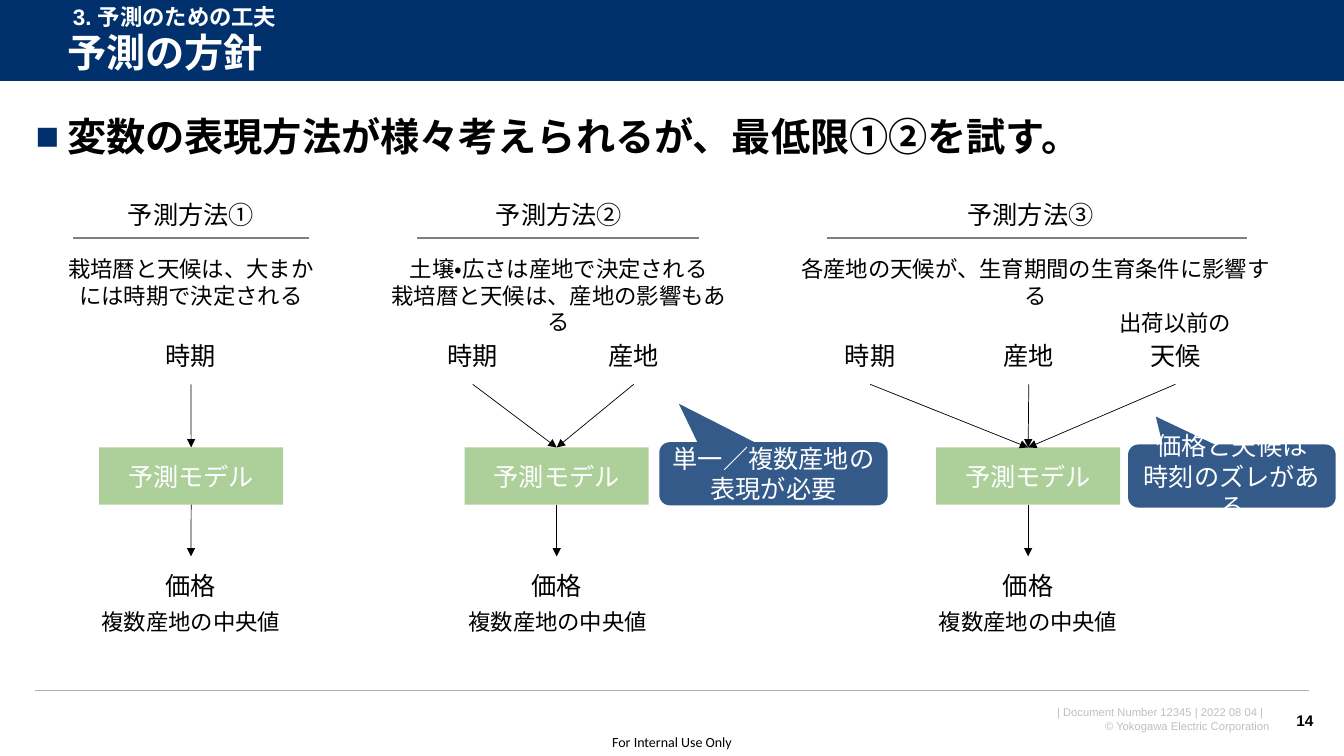
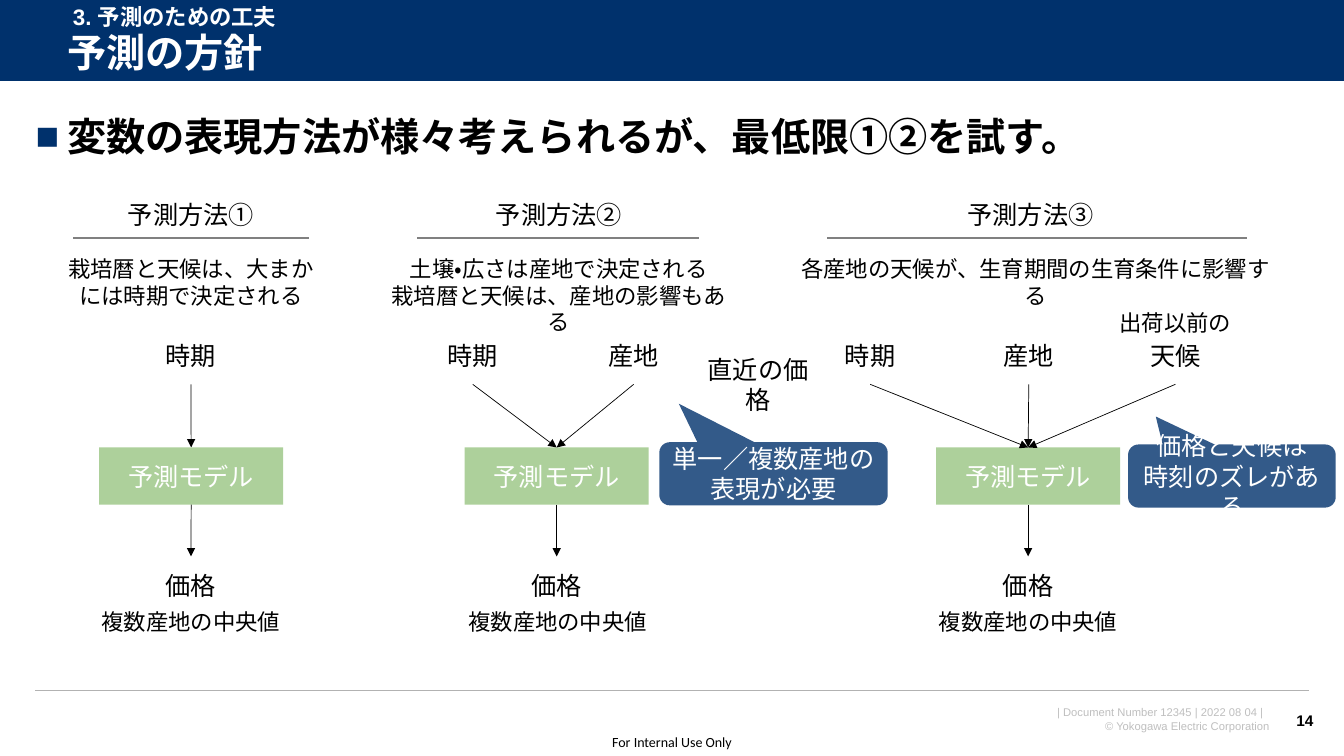
Before and after one commit to watarukumagai-git/opt, a slide deck: slide 14 of MMW/20220804_MMW_kumagai_rev.0.pptx. Drawn at 1344x756 pixels with LibreOffice and Linux fonts; fonts in the diff are those of the drawing; background and template pictures are left out. Boxes give left, top, right and bottom in pixels: in the first picture for what was removed or moved away, otherwise in the second. Text is boxed around its words. In the diff, an @@ line names an element or a change of style, - is before the commit and + after.

```diff
--- a/MMW/20220804_MMW_kumagai_rev.0.pptx
+++ b/MMW/20220804_MMW_kumagai_rev.0.pptx
@@ text added at (x1=708, y1=357, x2=809, y2=411), 18 pt, text #000000 @@
+直近の価格
```
Also in this commit, not shown: 1 other slide changed, 4 slides added.
